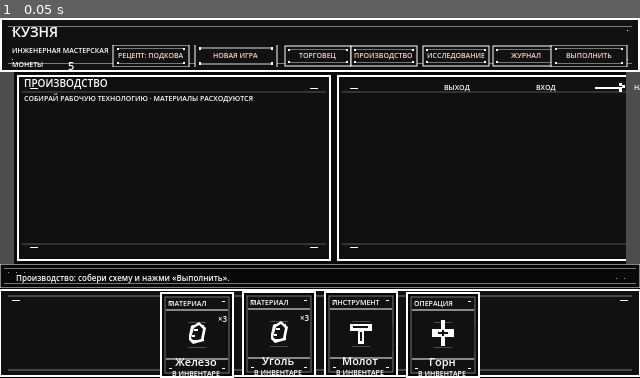
Above: before the commit, frame 1.
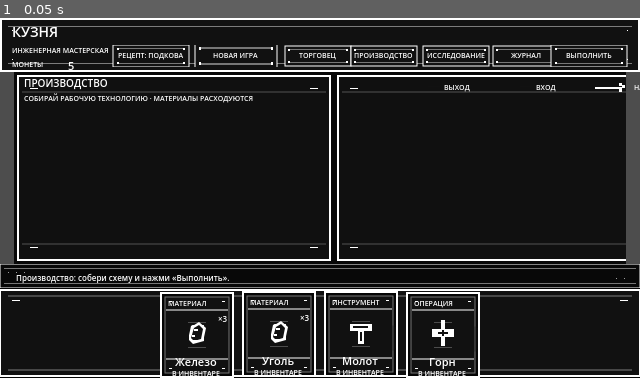
Above: after the commit, the same moment.

Repository: Blyaprint/new-1-bit-kuznya
Game: Godot game, scene res://scenes/board_prototype.tscn
The game is run twice, just before and just after one commit, with the same random seed, the same clock (stepped at 60 frames per second) and the same inputs.
Inputs:
- Up to frame 1 (0.05 s): no input

The runs differ from the first frame. In frame 1, 0.3% of the frame differs, in the area x 18-96%, y 9-12%.

Commit message:
Convert interface typography to monochrome 1-bit

Diff:
--- a/scenes/ui/header_button.tscn
+++ b/scenes/ui/header_button.tscn
@@ -30,7 +30,7 @@
 offset_bottom = -2.0
 grow_horizontal = 2
 grow_vertical = 2
-theme_override_colors/font_color = Color(0.94, 0.88, 0.77, 1)
+theme_override_colors/font_color = Color(1, 1, 1, 1)
 theme_override_font_sizes/font_size = 7
 horizontal_alignment = 1
 vertical_alignment = 1
